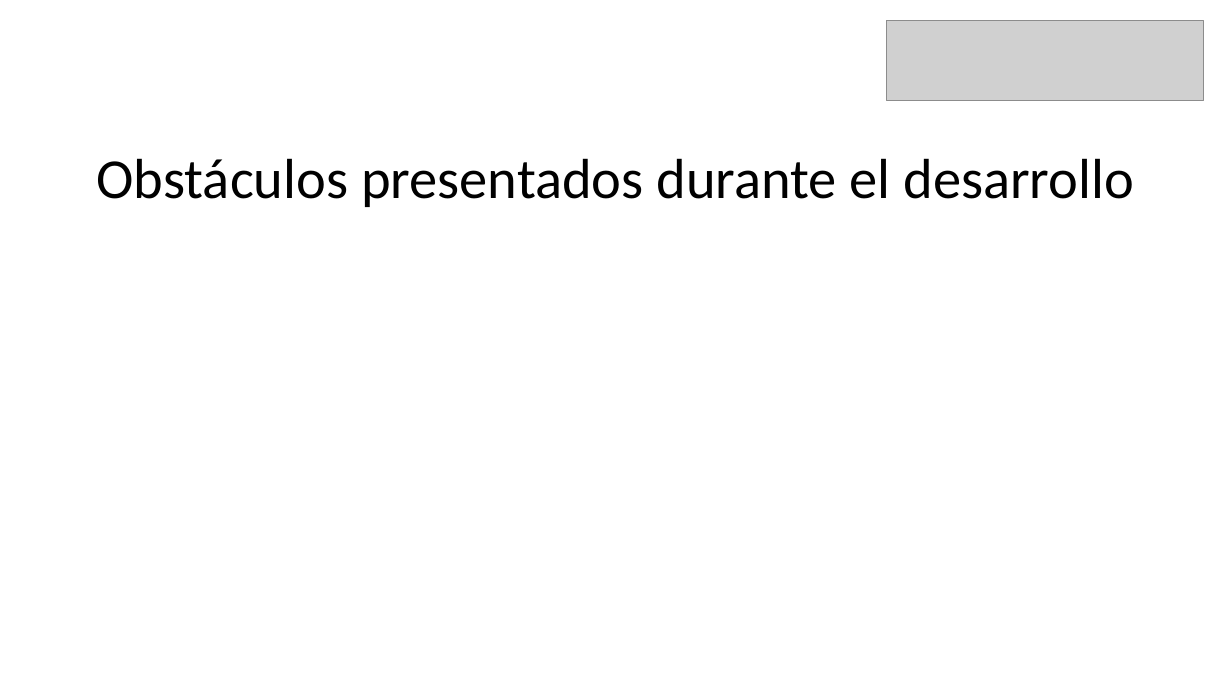
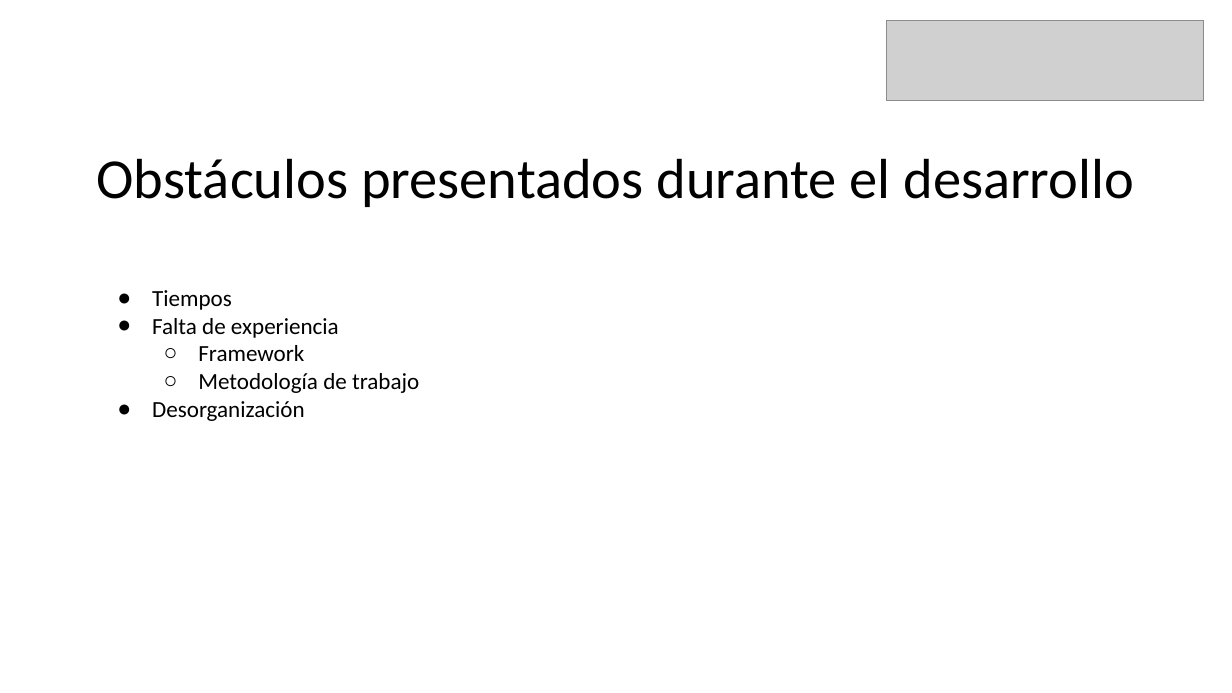
Before and after one commit to Kazzy98/SavagesV2, a slide deck: slide 8 of Fase 3/Evidencias Grupales/Libreria Estrella.pptx (slide 10 before the commit). Drawn at 1232x693 pixels with LibreOffice and Linux fonts; fonts in the diff are those of the drawing; grey boxes stand for pictures. Boxes give left, top, right and bottom in pixels: in the first picture for what was removed or moved away, otherwise in the second. Text is boxed around its words. In the diff, an @@ line names an element or a change of style, - is before the commit and + after.

```diff
--- a/Fase 3/Evidencias Grupales/Libreria Estrella.pptx
+++ b/Fase 3/Evidencias Grupales/Libreria Estrella.pptx
@@ text added at [152,290,419,421], 18 pt, text #000000 @@
+● Tiempos
+● Falta de experiencia
+  ○ Framework
+  ○ Metodología de trabajo
+● Desorganización
```
Also in this commit, not shown: 2 other slides changed, 2 slides removed.
